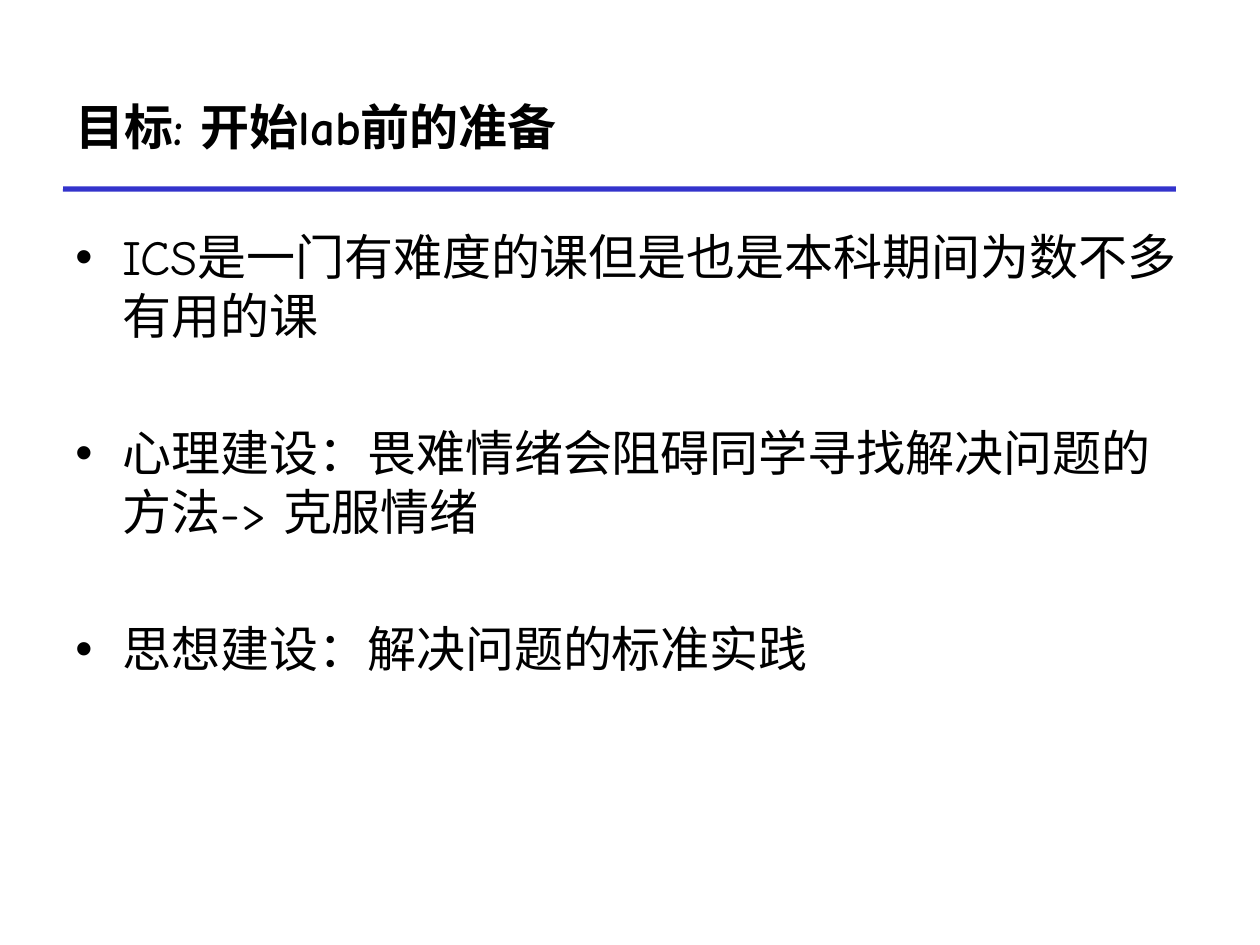
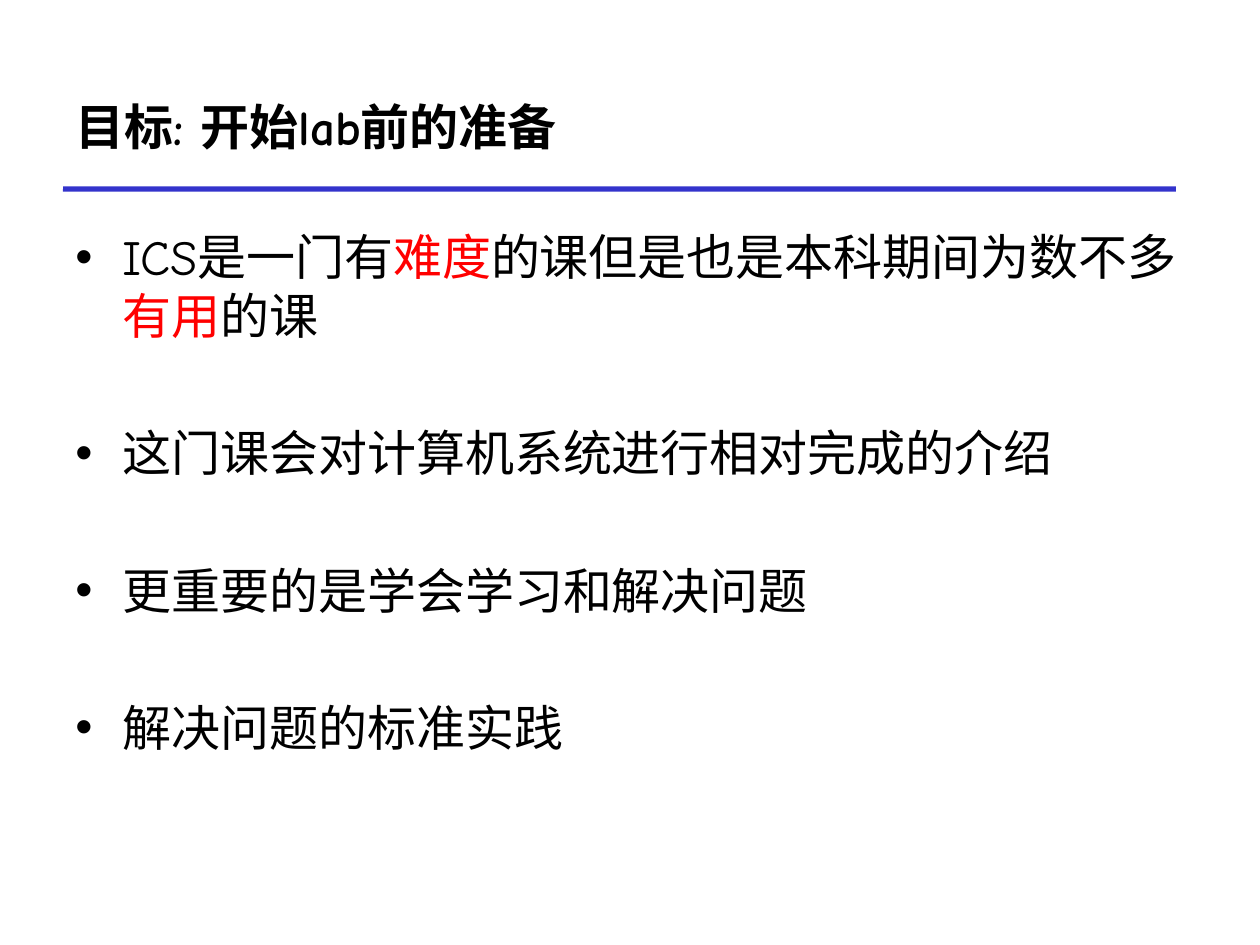
Before and after one commit to RUCICS/ICS1-2024-Preparation, a slide deck: slide 3 of proposal-prelab.pptx. Drawn at 1260x945 pixels with LibreOffice and Linux fonts; fonts in the diff are those of the drawing. Boxes give left, top, right and bottom in pixels: in the first picture for what was removed or moved away, otherwise in the second. Text is boxed around its words. In the diff, an @@ line names an element or a change of style, - is before the commit and + after.

```diff
--- a/proposal-prelab.pptx
+++ b/proposal-prelab.pptx
@@ text "ICS是一门有难度的课但是也是本科期间为数不多有用的课" at [123,429,1053,750]: text colour #000000 to #FF0000 in "ICS是一门有难度的课但是也是本科期间为数不多有用的课" @@
@@ text at [123,429,1053,750]: text changed @@
-• 心理建设：畏难情绪会阻碍同学寻找解决问题的方法-> 克服情绪
-• 思想建设：解决问题的标准实践
+• 这门课会对计算机系统进行相对完成的介绍
+• 更重要的是学会学习和解决问题
+• 解决问题的标准实践
```
Also in this commit, not shown: 2 other slides changed.
